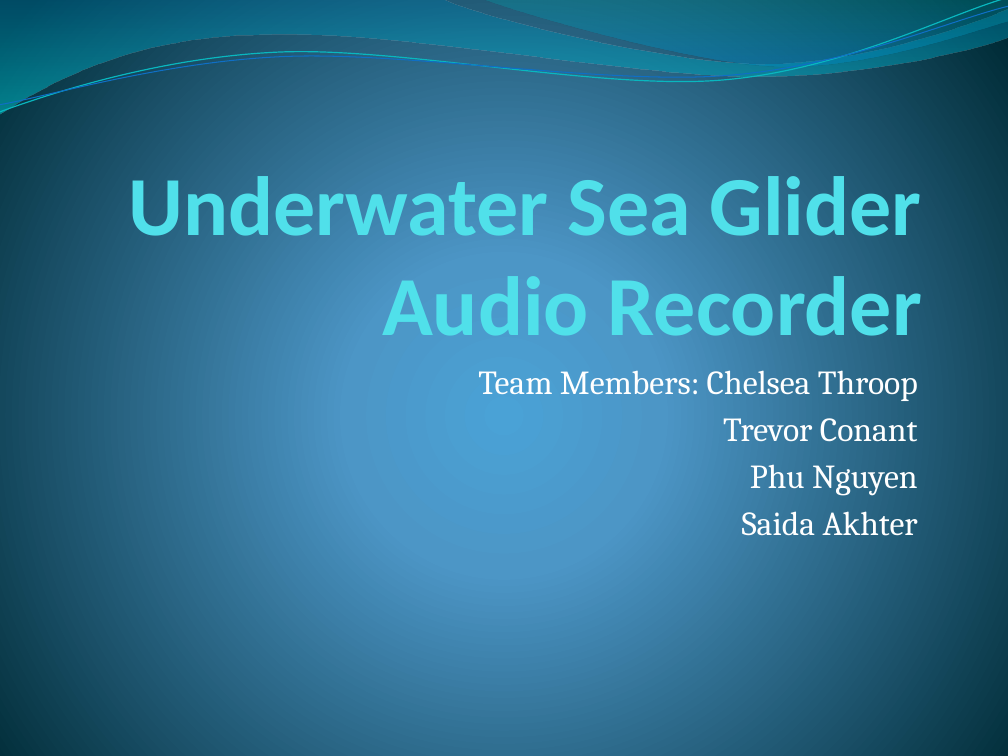
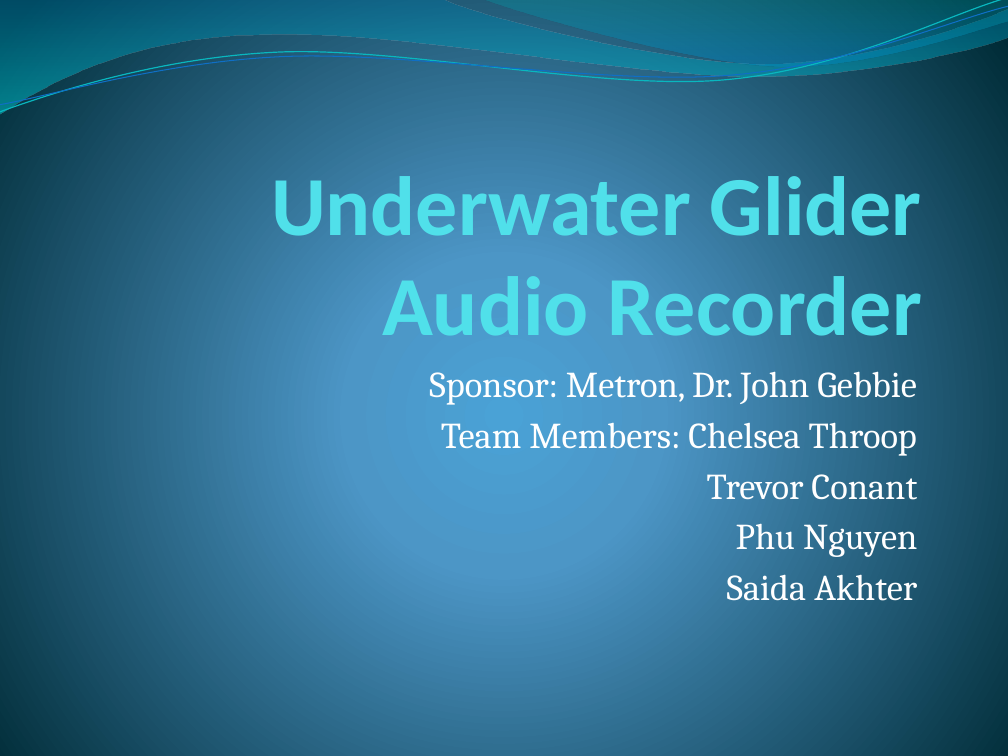
Before and after one commit to chelseathroop/UUVCapstone, a slide deck: slide 1 of CapstoneAssignments/CapstoneProposal.pptx. Drawn at 1008x756 pixels with LibreOffice and Linux fonts; fonts in the diff are those of the drawing. Boxes give left, top, right and bottom in pixels: in the first picture for what was removed or moved away, otherwise in the second. Text is boxed around its words. In the diff, an @@ line names an element or a change of style, - is before the commit and + after.

```diff
--- a/CapstoneAssignments/CapstoneProposal.pptx
+++ b/CapstoneAssignments/CapstoneProposal.pptx
@@ title at bbox=[271, 165, 922, 355]: text changed @@
-Underwater Sea Glider Audio Recorder
+Underwater Glider Audio Recorder
@@ subtitle at bbox=[429, 371, 917, 405]: paragraph added @@
+Sponsor: Metron, Dr. John Gebbie
@@ subtitle at bbox=[441, 422, 917, 601]: size 24.1 to 26 pt in "Team Members: Chelsea Throop", "Trevor Conant", "Phu Nguyen", "Saida Akhter" @@
```
Also in this commit, not shown: 5 other slides changed, 5 slides added, 2 slides removed, 1 other file.
